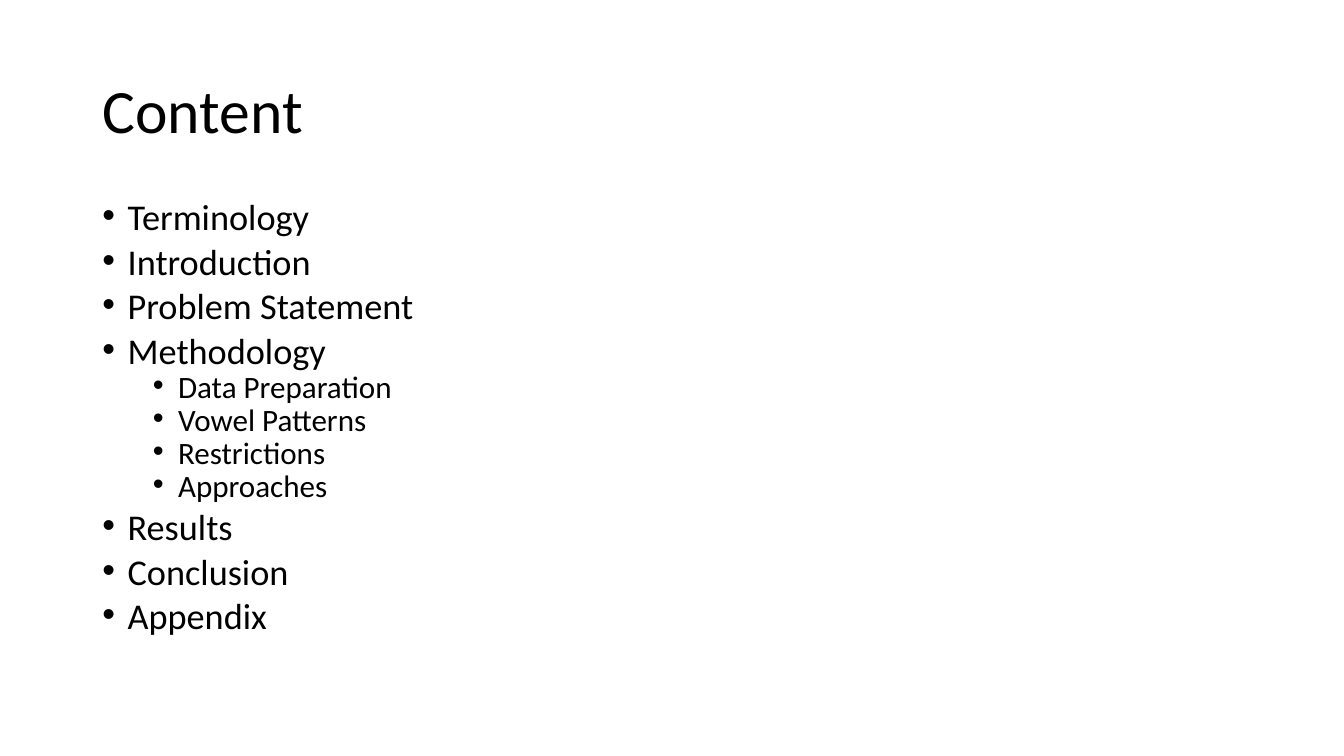
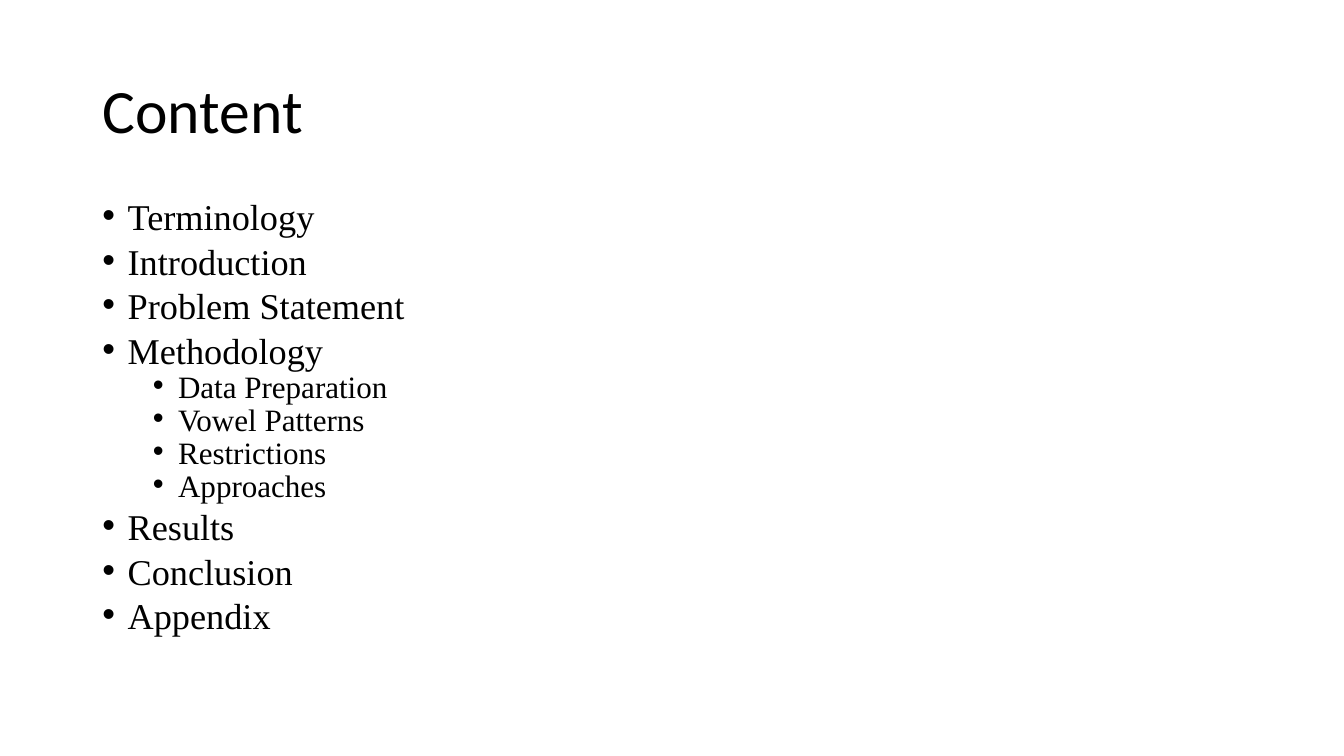
Before and after one commit to UlugbekSalaev/MatchingLetterGame, a slide deck: slide 2 of Presentation.pptx. Drawn at 1344x756 pixels with LibreOffice and Linux fonts; fonts in the diff are those of the drawing. Boxes give left, top, right and bottom in pixels: in the first picture for what was removed or moved away, otherwise in the second. Text is boxed around its words. In the diff, an @@ line names an element or a change of style, - is before the commit and + after.

Commit message:
Completed

```diff
--- a/Presentation.pptx
+++ b/Presentation.pptx
@@ text "Terminology" at [128, 204, 405, 637]: font Calibri to Times New Roman @@
```
Also in this commit, not shown: 6 other slides changed, 1 slide added, 1 slide removed.
